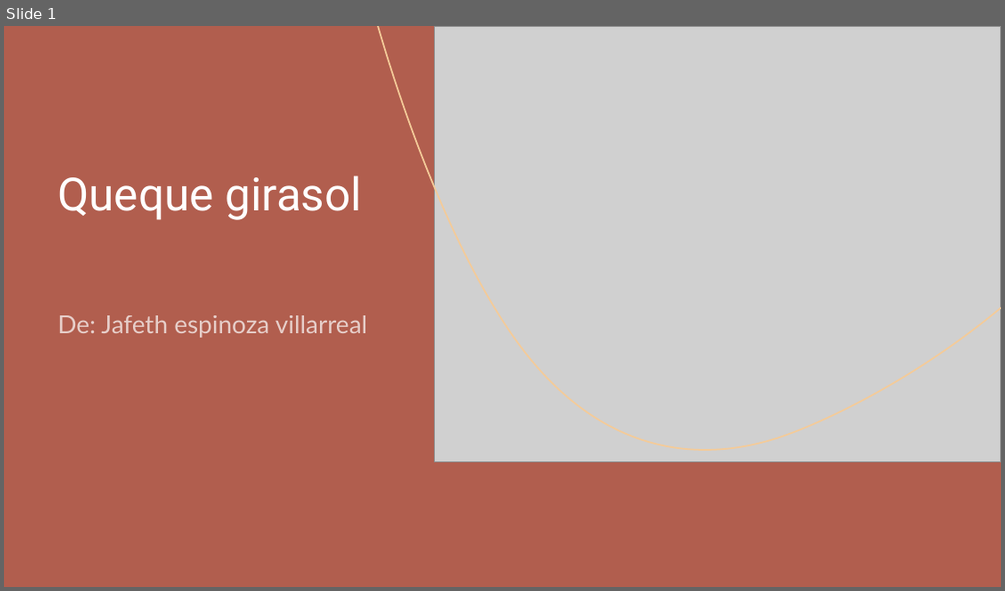
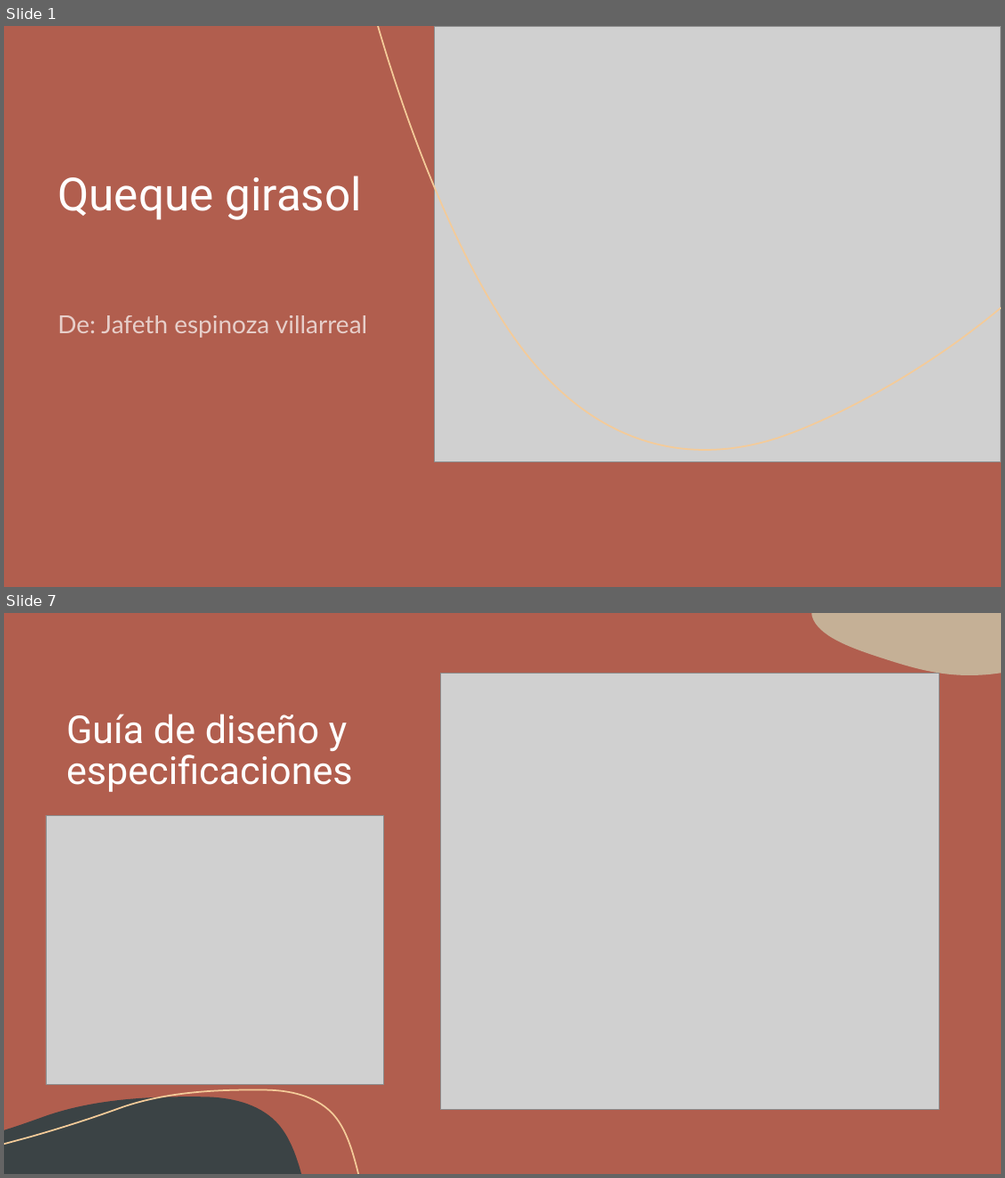
Before and after one commit to Thedragon04/Proyecto_Jafeth, a slide deck: 06_Presentacion/Queque girasol.pptx. Shown one above the other, each under a label of ours: slide 1 before the commit, slides 1 and 7 after it; the slides between them are not shown. The pictures are 1005x591 and 1005x1178 pixels, drawn with LibreOffice and Linux fonts; fonts in the diff are those of the drawing; grey boxes stand for pictures. Boxes give left, top, right and bottom in pixels: in the first picture for what was removed or moved away, otherwise in the second. Text is boxed around its words. In the diff, an @@ line names an element or a change of style, - is before the commit and + after.

```diff
--- a/06_Presentacion/Queque girasol.pptx
+++ b/06_Presentacion/Queque girasol.pptx
@@ slide 7 added at (4,613,1001,1174), background #B15E4E @@
@@ rectangle added at (4,613,1001,1174), fill #B15E4E @@
@@ freeform shape added at (811,613,1001,675), fill #C5B096 @@
@@ freeform shape added at (4,669,40,803), fill #C5B096 @@
@@ picture added at (440,673,938,1109) @@
@@ title added at (66,714,353,792), 37 pt, text #FFFFFF @@
+Guía de diseño y
+especificaciones
@@ picture added at (46,815,384,1084) @@
@@ freeform shape added at (4,1090,358,1174), outline #F4CB99 1.5 pt @@
@@ freeform shape added at (4,1097,301,1174), fill #3B4345 @@
@@ freeform shape added at (601,1116,963,1174), outline #A9AEA7 1 pt @@
@@ freeform shape added at (671,1124,1001,1174), fill #3B4345 @@
```
Also in this commit, not shown: 2 slides changed, 5 other slides added, 13 other files.
